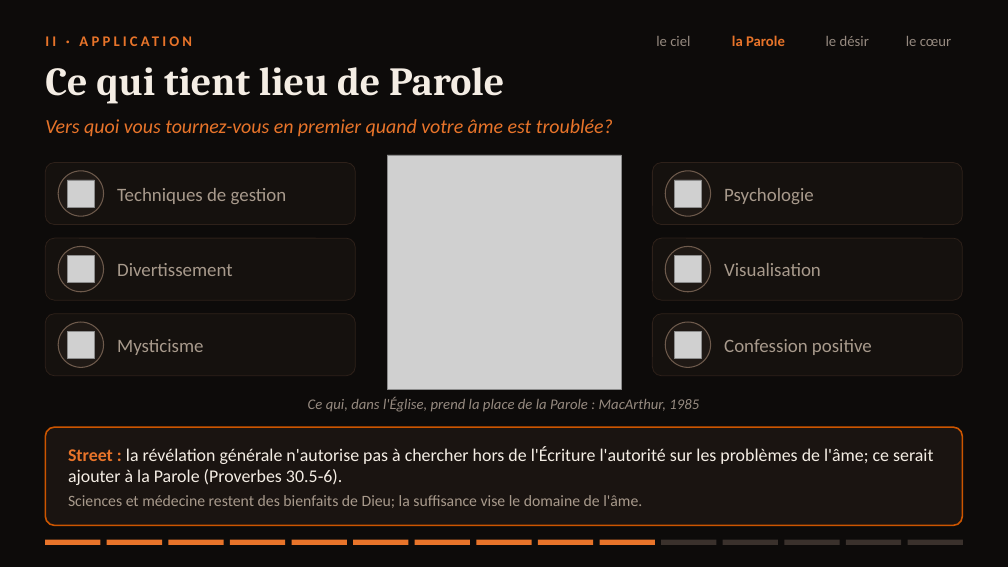
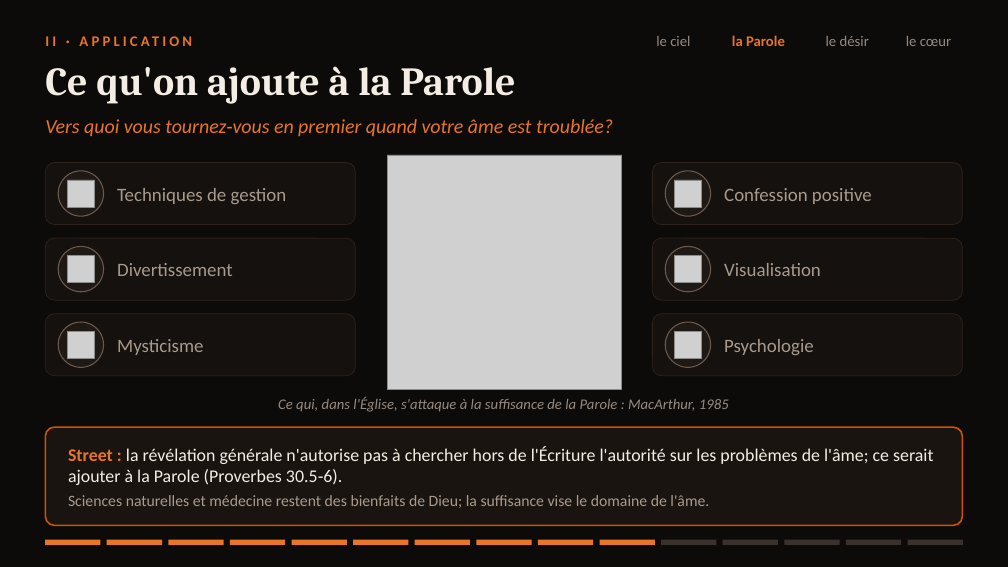
Before and after one commit to agbruneau/Prospection, a slide deck: slide 10 of Presentation-Psaume-19.pptx. Drawn at 1008x567 pixels with LibreOffice and Linux fonts; fonts in the diff are those of the drawing; grey boxes stand for pictures. Boxes give left, top, right and bottom in pixels: in the first picture for what was removed or moved away, otherwise in the second. Text is boxed around its words. In the diff, an @@ line names an element or a change of style, - is before the commit and + after.

```diff
--- a/Presentation-Psaume-19.pptx
+++ b/Presentation-Psaume-19.pptx
@@ title at <box>45,66,515,104</box>: text changed @@
-Ce qui tient lieu de Parole
+Ce qu'on ajoute à la Parole
@@ text at <box>45,119,613,137</box>: text changed @@
-Vers quoi vous tournez-vous en premier quand votre âme est troublée?
+Vers quoi vous tournez‑vous en premier quand votre âme est troublée?
@@ text at <box>724,188,872,204</box>: text changed @@
-Psychologie
+Confession positive
@@ text at <box>724,339,814,355</box>: text changed @@
-Confession positive
+Psychologie
@@ text at <box>278,397,729,412</box>: text changed @@
-Ce qui, dans l'Église, prend la place de la Parole : MacArthur, 1985
+Ce qui, dans l'Église, s'attaque à la suffisance de la Parole : MacArthur, 1985
@@ text at <box>68,495,709,508</box>: text changed @@
-Sciences et médecine restent des bienfaits de Dieu; la suffisance vise le domaine de l'âme.
+Sciences naturelles et médecine restent des bienfaits de Dieu; la suffisance vise le domaine de l'âme.
```
Also in this commit, not shown: 14 other slides changed, 8 other files.
